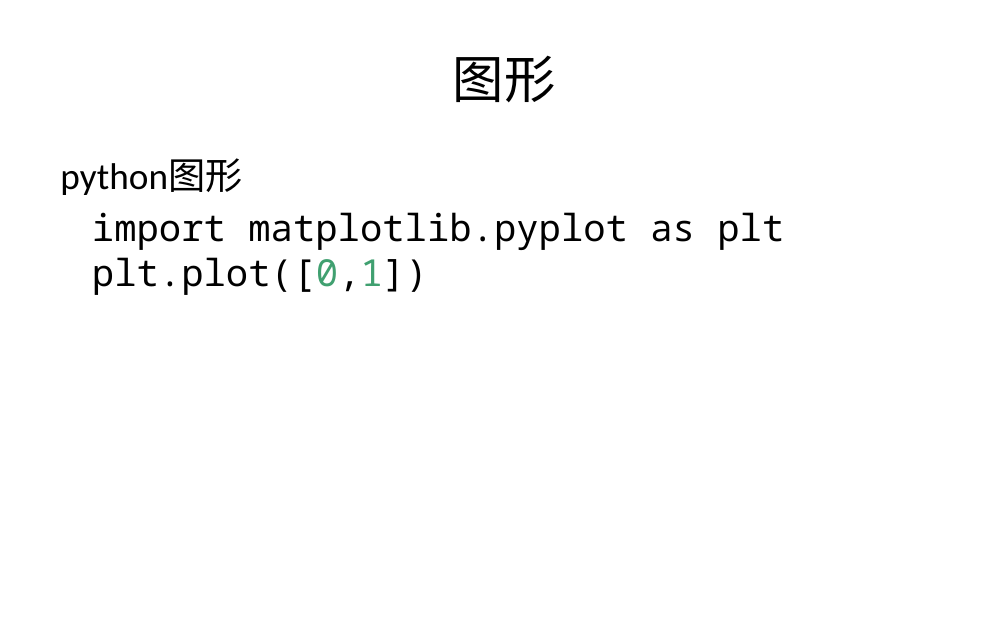
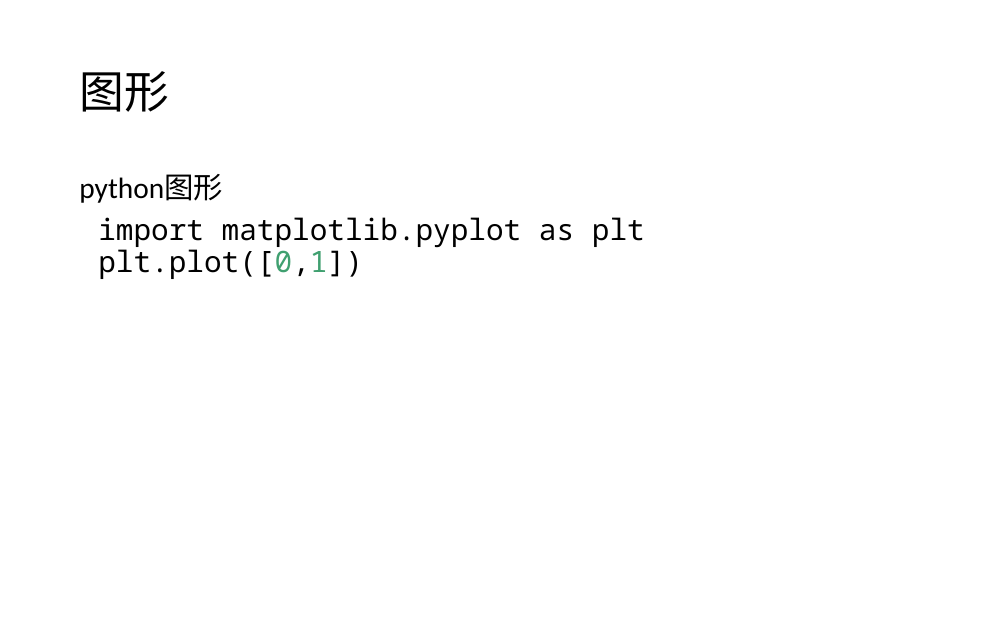
Before and after one commit to jinlin82/rmd-article-template, a slide deck: slide 4 of style/pptx-template-1.pptx. Drawn at 1008x630 pixels with LibreOffice and Linux fonts; fonts in the diff are those of the drawing. Boxes give left, top, right and bottom in pixels: in the first picture for what was removed or moved away, otherwise in the second. Text is boxed around its words. In the diff, an @@ line names an element or a change of style, - is before the commit and + after.

```diff
--- a/style/pptx-template-1.pptx
+++ b/style/pptx-template-1.pptx
@@ title "图形": place and size @@
-title "图形" at [453, 55, 556, 102]
+title "图形" at [79, 71, 169, 112]
@@ title "图形" at [79, 71, 169, 112]: size 36.7 to 32 pt, font Calibri to Noto Sans CJK SC; alignment centre to left; line spacing 1 to 0.9 @@
@@ text "python图形": place and size @@
-text "python图形" at [60, 158, 784, 295]
+text "python图形" at [79, 174, 645, 279]
@@ text "python图形" at [79, 174, 645, 279]: size 26.7 to 21 pt; line spacing 1 to 0.9; more space between paragraphs; indent changed @@
```
Also in this commit, not shown: 13 other slides changed, 5 other files.
